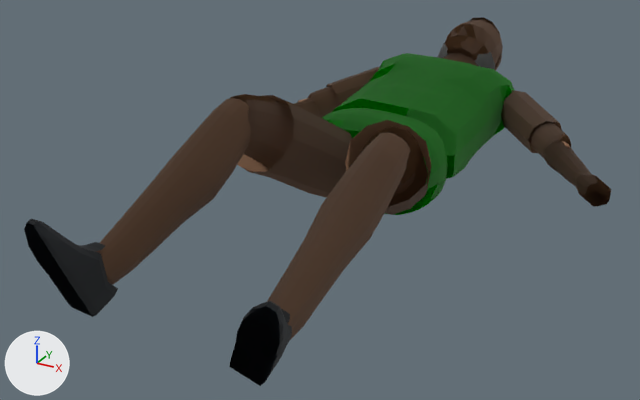
The glTF model tools/gf_exporter/output/avatars/asian.glb: old version first, new version second.
Both versions are drawn from a camera (50 mm lens) standing at (0.913, -1.89, 0.868) and looking at (-0.064, -0.114, -0.02). Arrows for +X, +Y and +Z are at lower left; the lights stay in place. The first picture is the older version. Where no turn or scale is listed for an object, it has been applied to the vertices. Vertices at exactly the same position are counted once.

Objects in the first picture: 'body', 'left_ankle', 'left_elbow', 'left_knee', 'left_shoulder', 'left_thigh', 'middle', 'neck', 'right_ankle', 'right_knee', 'right_shoulder', 'right_thigh' and 2 more.
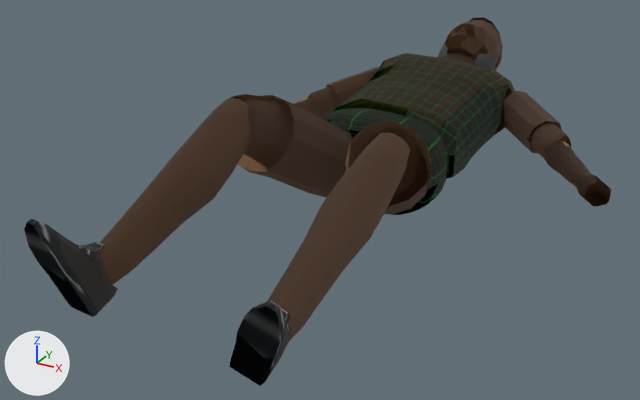
Boxes [x1, y1, x2, y2] around the edits, measured in the pictures (640 x 400 px):
part 1 of me_mesh_body, surface changed (green to black): [322, 108, 447, 215] in both
part 2 of me_mesh_middle, surface changed: [332, 53, 514, 179] in both
part 3 of me_mesh_left_ankle, surface changed (lighter): [237, 301, 291, 371] in both
part 4 of me_mesh_right_ankle, surface changed: [24, 219, 118, 314] in both

The change, as a list of edits to the scene's bpy script:
```text
Change me_mesh_body:
    where me_mesh_body.from_pydata(...)  # 256 vertices, 508 faces; spans x -0.189..0.187, y -0.056..0.223, z -0.123..0.115
    used by ob_body; location = (0.0, 0.0, 0.042)
    me_mesh_body part 1: 508 kept faces spanning x -0.189..0.187, y -0.056..0.223, z -0.123..0.115 get new texture (UV) coordinates
Change me_mesh_middle:
    where me_mesh_middle.from_pydata(...)  # 192 vertices, 380 faces; spans x -0.221..0.221, y -0.078..0.501, z -0.108..0.156
    used by ob_middle; location = (0.0, 0.144, 0.051)
    me_mesh_middle part 2: 380 kept faces spanning x -0.221..0.221, y -0.078..0.501, z -0.108..0.156 get new texture (UV) coordinates
Change me_mesh_left_ankle:
    where me_mesh_left_ankle.from_pydata(...)  # 72 vertices, 126 faces; spans x -0.066..0.081, y -0.143..-0.001, z -0.118..0.106
    used by ob_left_ankle; location = (0.193, -0.722, 0.049)
    me_mesh_left_ankle part 3: 126 kept faces spanning x -0.066..0.081, y -0.143..-0.001, z -0.118..0.106 get new texture (UV) coordinates
Change me_mesh_right_ankle:
    where me_mesh_right_ankle.from_pydata(...)  # 72 vertices, 126 faces; spans x -0.058..0.036, y -0.149..0.006, z -0.122..0.109
    used by ob_right_ankle; location = (-0.199, -0.742, 0.093)
    me_mesh_right_ankle part 4: 126 kept faces spanning x -0.058..0.036, y -0.149..0.006, z -0.122..0.109 get new texture (UV) coordinates
```
